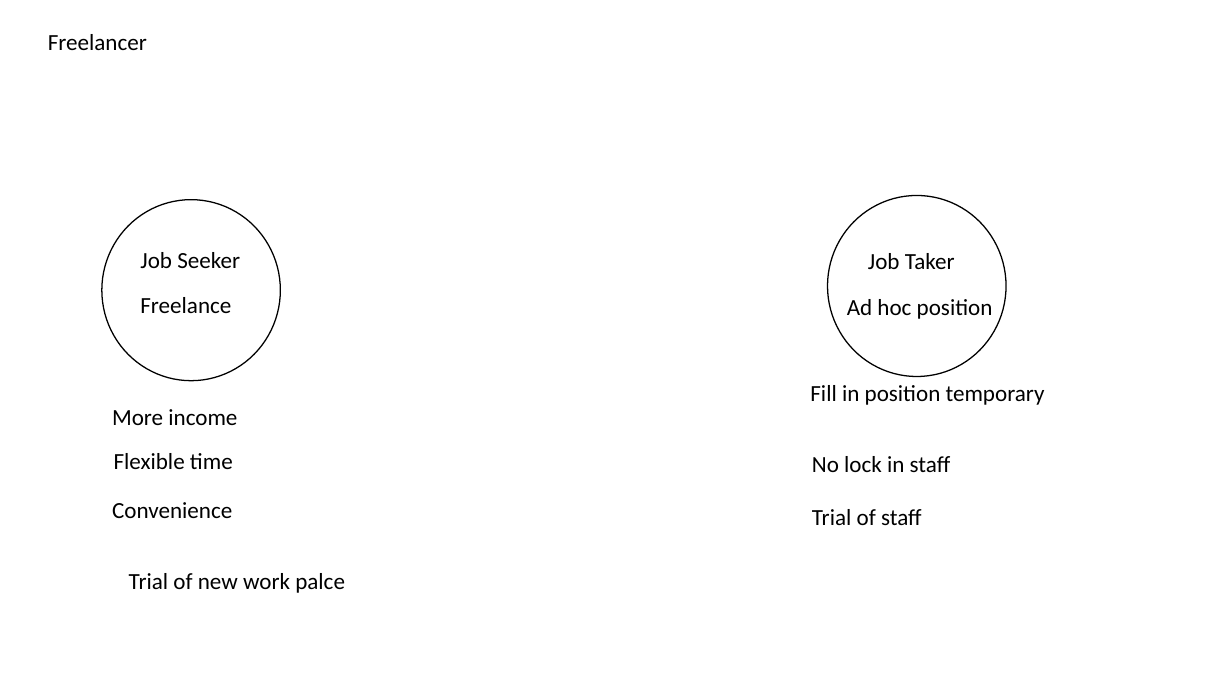
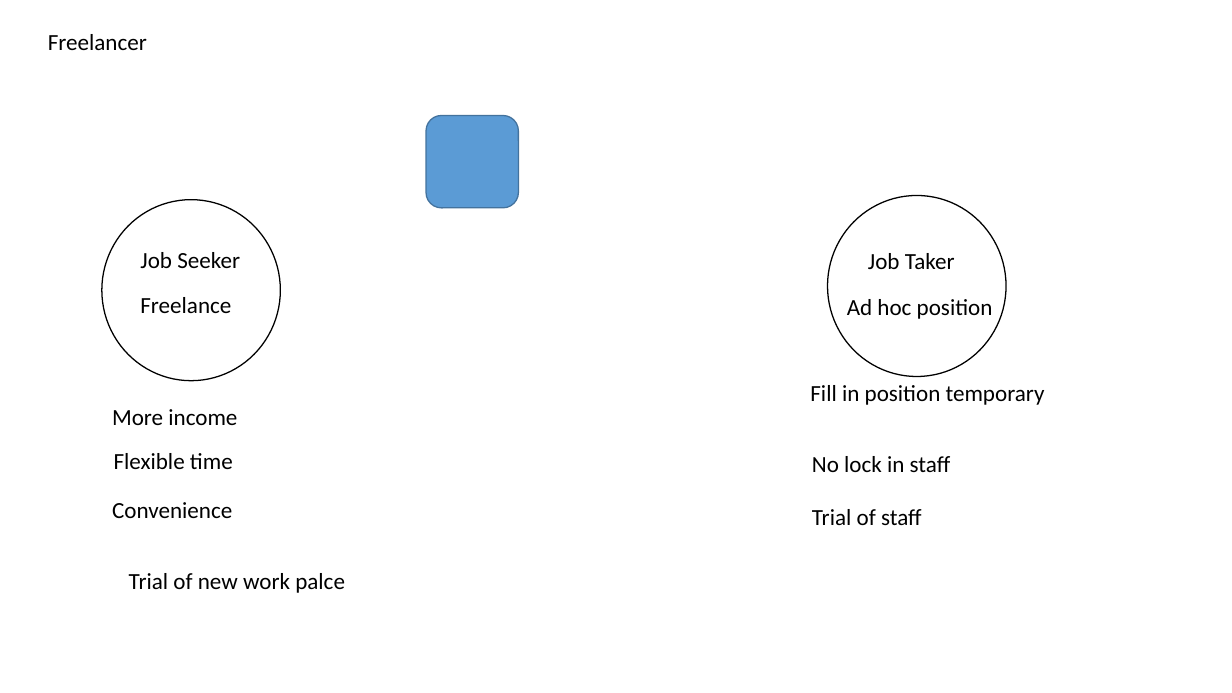
Before and after one commit to ooiengwei/testing, a slide deck: slide 1 of Mobile Apps Idea.pptx. Drawn at 1232x693 pixels with LibreOffice and Linux fonts; fonts in the diff are those of the drawing. Boxes give left, top, right and bottom in pixels: in the first picture for what was removed or moved away, otherwise in the second. Text is boxed around its words. In the diff, an @@ line names an element or a change of style, - is before the commit and + after.

Commit message:
test 2

```diff
--- a/Mobile Apps Idea.pptx
+++ b/Mobile Apps Idea.pptx
@@ rounded rectangle added at bbox=[426, 116, 518, 208], fill #5B9BD5, outline #43739E 1 pt @@
```
